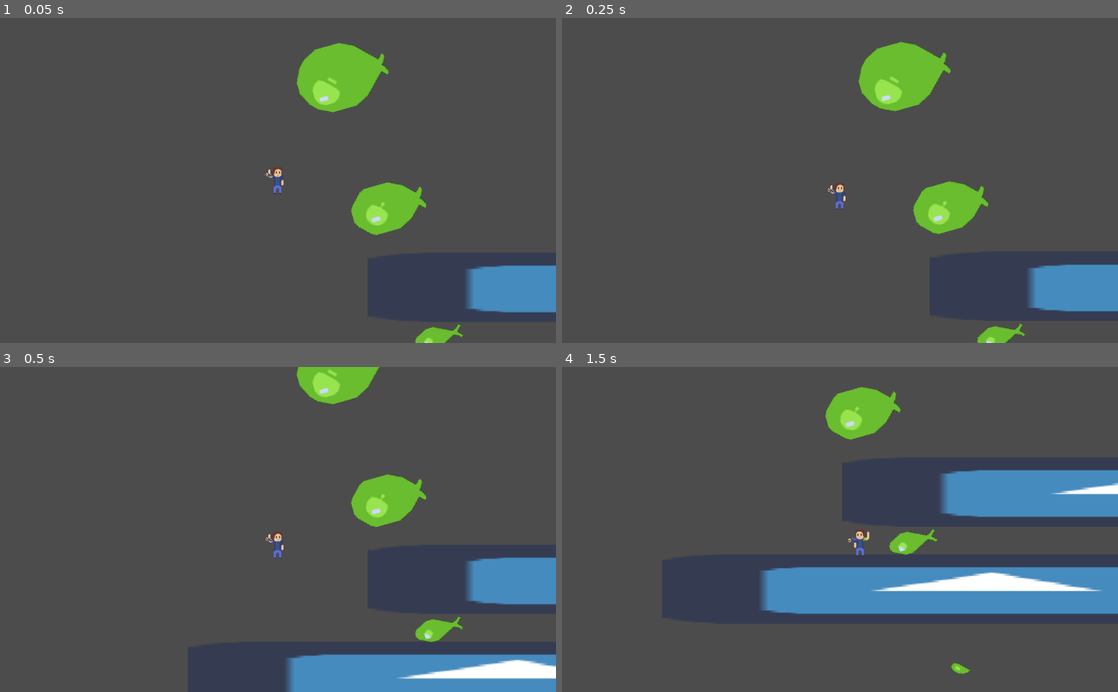
Above: before the commit, frames 1-4 (two rows, left to right).
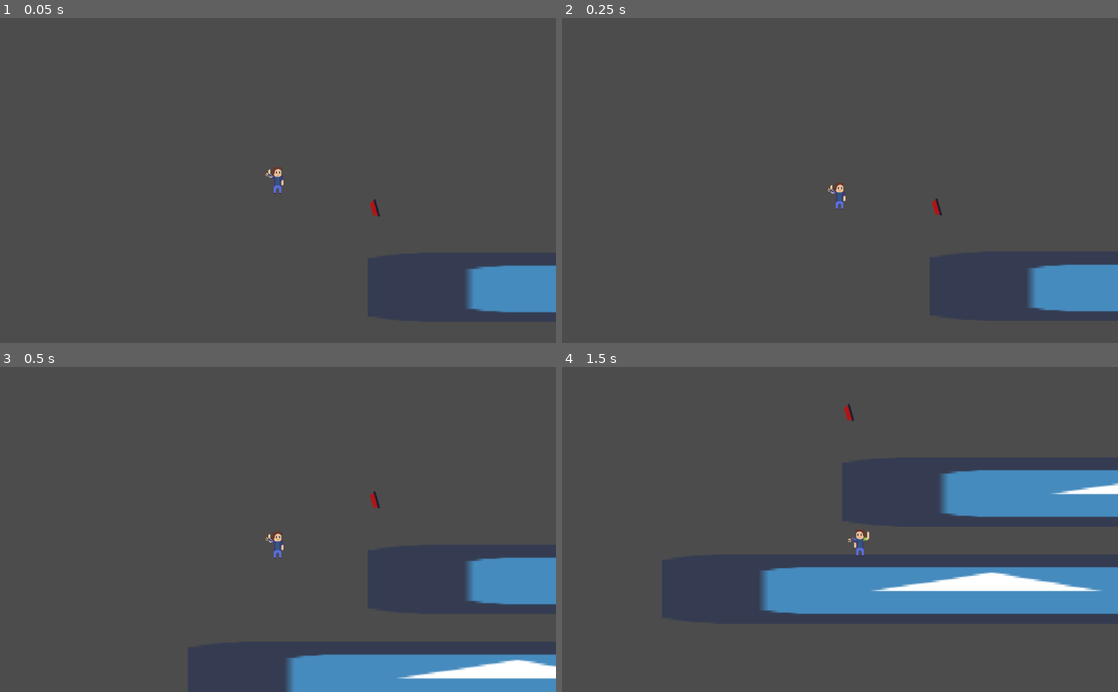
Above: after the commit, the same moments.

Repository: LeandreLPP/BalloonDumDare
Game: Godot game, scene res://Scenes/TestScene.tscn
Same seed, same stepped clock (60 frames per second), same inputs: the game is played once before the commit and once after it. This scene is started directly instead of the project's main scene. The engine's default icon, where the game draws it, is replaced by a stand-in: a white triangle on a blue panel in a dark square. Sound files missing from this copy of the repository are replaced by a short silence.
Inputs (mouse positions are in pixels of both pictures, inside the frame that each line leads up to):
- Up to frame 1 (0.05 s): no input
- Up to frame 2 (0.25 s): no input
- Up to frame 3 (0.5 s): no input
- Up to frame 4 (1.5 s): move the mouse to (962, 513) at 0.52 s; hold Right (move_right) 0.53-1.28 s; right-click (962, 513) at 0.6 s; tap Space (jump) at 0.77 s; move the mouse to (728, 545) at 1.27 s; hold Left (move_left) from 1.28 s (still down); tap E (inflate) at 1.35 s

The runs differ from the first frame. In frame 1, 4.3% of the frame differs, in the area x 53-84%, y 7-100%; in frame 2, 4.3%; in frame 3, 3.2%; in frame 4, 2.0%.

Commit message:
Sprite and sound of balloon switch

Diff:
--- a/Prefabs/BalloonSwitch.gd
+++ b/Prefabs/BalloonSwitch.gd
@@ -2,15 +2,13 @@
 
 export (bool) var RESETABLE = false
 
-signal switched(on)
-
-var on = false
+signal pressed
 
 func _on_BalloonSwitch_body_entered(body):
 	print("body entered" + self.get_path_to(body))
 	var p = self.get_path_to(body)
 	p = p.get_name(p.get_name_count() - 1)
 	if p == "Balloon" or p.begins_with("@Balloon@"):
-		if not on or RESETABLE :
-			on = !on
-			emit_signal("switched", on)
+		emit_signal("pressed")
+		$AnimatedSprite.play("on")
+		$Sound.play()
--- a/Prefabs/BalloonSwitch.tscn
+++ b/Prefabs/BalloonSwitch.tscn
@@ -1,12 +1,28 @@
-[gd_scene load_steps=4 format=2]
+[gd_scene load_steps=7 format=2]
 
 [ext_resource path="res://Prefabs/BalloonSwitch.gd" type="Script" id=1]
-[ext_resource path="res://Art/Sprites/balloon_animation.png" type="Texture" id=2]
+[ext_resource path="res://Art/Sprites/SwitchOn.png" type="Texture" id=2]
+[ext_resource path="res://Art/Sprites/SwitchOff.png" type="Texture" id=3]
+[ext_resource path="res://Art/Sounds/SwitchOnOff.wav" type="AudioStream" id=4]
 
 [sub_resource type="RectangleShape2D" id=1]
 
 custom_solver_bias = 0.0
-extents = Vector2( 310.621, 50.4758 )
+extents = Vector2( 8, 5 )
+
+[sub_resource type="SpriteFrames" id=2]
+
+animations = [ {
+"frames": [ ExtResource( 2 ), ExtResource( 3 ) ],
+"loop": false,
+"name": "on",
+"speed": 6.0
+}, {
+"frames": [ ExtResource( 3 ) ],
+"loop": true,
+"name": "off",
+"speed": 5.0
+} ]
 
 [node name="BalloonSwitch" type="Area2D"]
 
@@ -24,8 +40,20 @@
 
 shape = SubResource( 1 )
 
-[node name="Sprite" type="Sprite" parent="." index="1"]
+[node name="AnimatedSprite" type="AnimatedSprite" parent="." index="1"]
 
-texture = ExtResource( 2 )
+frames = SubResource( 2 )
+animation = "off"
+
+[node name="Sound" type="AudioStreamPlayer2D" parent="." index="2"]
+
+stream = ExtResource( 4 )
+volume_db = 0.0
+pitch_scale = 1.0
+autoplay = false
+max_distance = 2000.0
+attenuation = 1.0
+bus = "Master"
+area_mask = 1
 
 [connection signal="body_entered" from="." to="." method="_on_BalloonSwitch_body_entered"]
Not shown, added: Art/Sounds/SwitchOnOff.wav.import
Binary file added: Art/Sprites/SwitchOff.png
Not shown, added: Art/Sprites/SwitchOff.png.import
Binary file added: Art/Sprites/SwitchOn.png
Not shown, added: Art/Sprites/SwitchOn.png.import
Not shown, added: Art/Sounds/SwitchOnOff.wav
